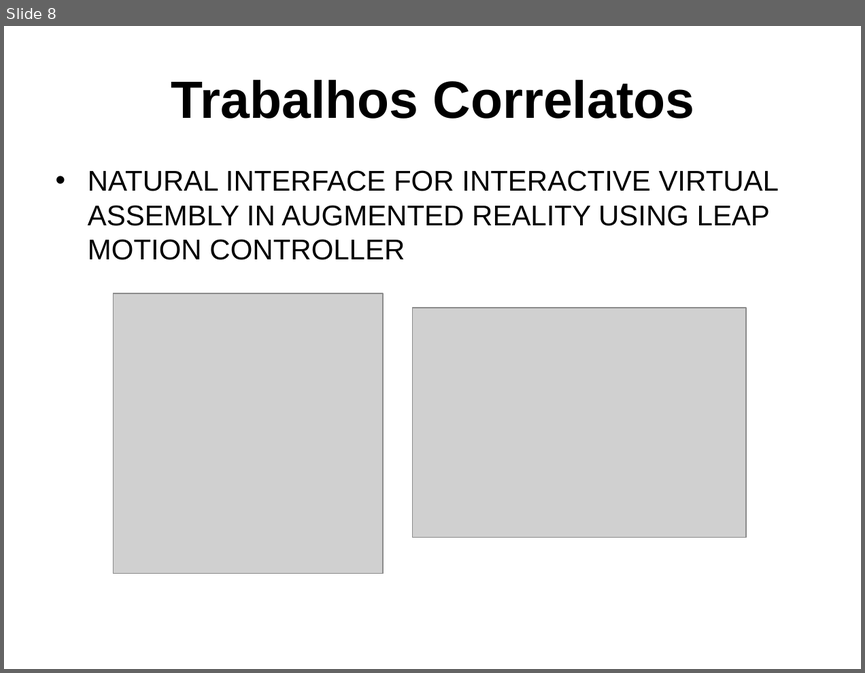
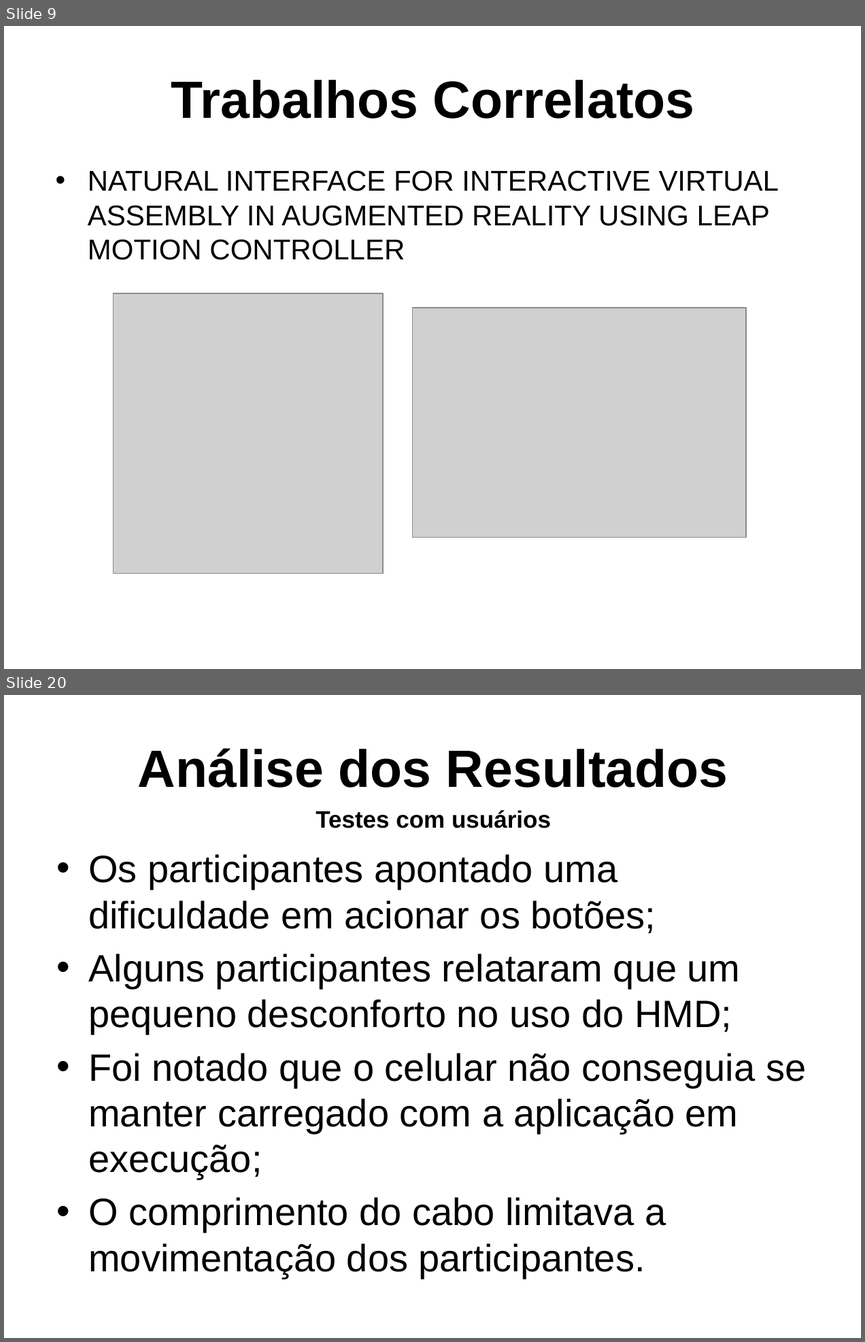
Before and after one commit to gcgfurb/tcc_JulioVicenteBrych, a slide deck: _julio/ApresentaçãoTCC-Julio_Vicente_Brych.pptx. Shown one above the other, each under a label of ours: slide 8 before the commit, slides 9 and 20 after it; the slides between them are not shown. The pictures are 865x673 and 865x1342 pixels, drawn with LibreOffice and Linux fonts; fonts in the diff are those of the drawing; grey boxes stand for pictures; background and template pictures are left out. Boxes give left, top, right and bottom in pixels: in the first picture for what was removed or moved away, otherwise in the second. Text is boxed around its words. In the diff, an @@ line names an element or a change of style, - is before the commit and + after.

```diff
--- a/_julio/ApresentaçãoTCC-Julio_Vicente_Brych.pptx
+++ b/_julio/ApresentaçãoTCC-Julio_Vicente_Brych.pptx
@@ slide 20 added at (4, 695, 861, 1338), background picture (left out) @@
@@ title added at (138, 748, 728, 787), 44 pt, text #000000, bold @@
+Análise dos Resultados
@@ text added at (315, 810, 551, 828), 20 pt, text #000000, bold @@
+Testes com usuários
@@ text added at (88, 854, 806, 1278), 32 pt, text #000000 @@
+• Os participantes apontado uma dificuldade em acionar os botões;
+• Alguns participantes relataram que um pequeno desconforto no uso do HMD;
+• Foi notado que o celular não conseguia se manter carregado com a aplicação em execução;
+• O comprimento do cabo limitava a movimentação dos participantes.
@@ what was slide 8 is now slide 9 @@
```
Also in this commit, not shown: 10 slides changed, 9 other slides added, 3 slides removed.
